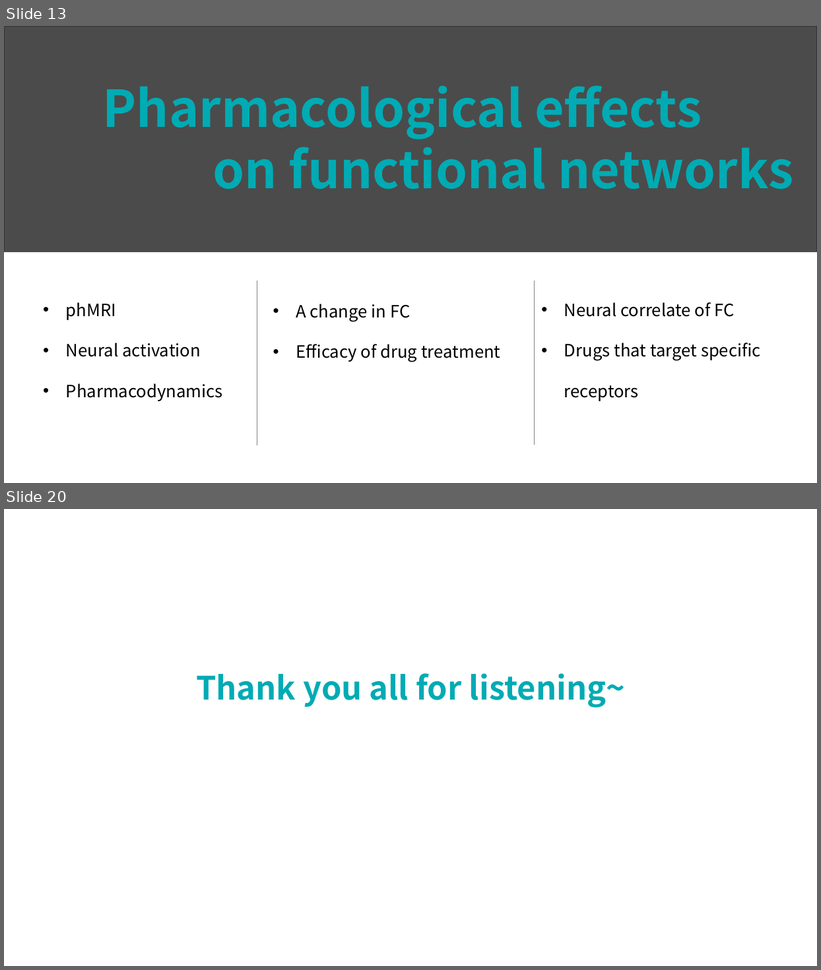
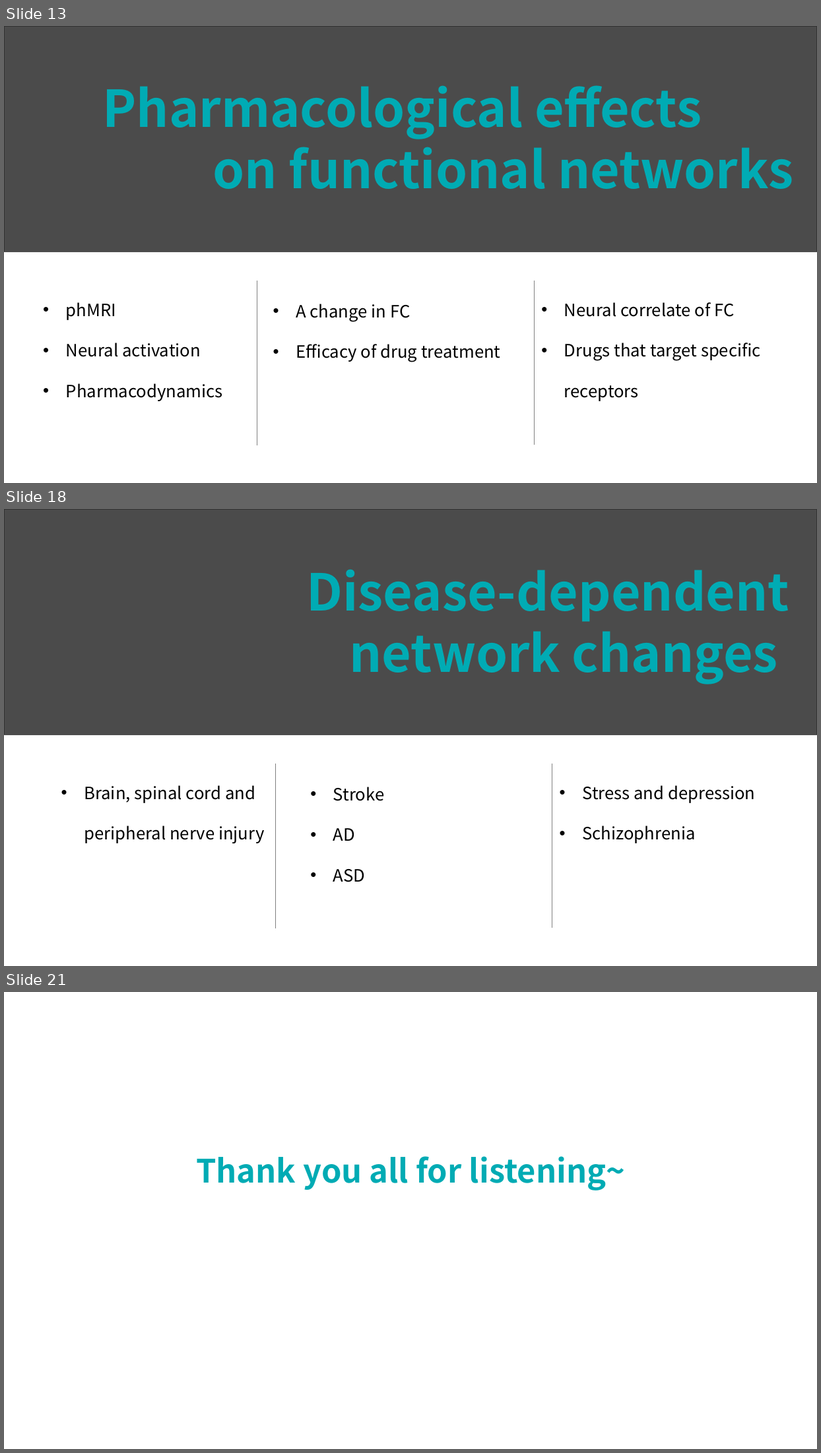
Before and after one commit to lsyoath/sheepy, a slide deck: Papers/啮齿类功能网络及扰动.pptx. Shown one above the other, each under a label of ours: slides 13 and 20 before the commit, slides 13, 18 and 21 after it; the slides between them are not shown. The pictures are 821x970 and 821x1453 pixels, drawn with LibreOffice and Linux fonts; fonts in the diff are those of the drawing; grey boxes stand for pictures. Boxes give left, top, right and bottom in pixels: in the first picture for what was removed or moved away, otherwise in the second. Text is boxed around its words. In the diff, an @@ line names an element or a change of style, - is before the commit and + after.

```diff
--- a/Papers/啮齿类功能网络及扰动.pptx
+++ b/Papers/啮齿类功能网络及扰动.pptx
@@ slide 18 added at (4, 509, 817, 966), background #FFFFFF @@
@@ picture added at (4, 509, 817, 735) @@
@@ rectangle added at (4, 509, 817, 735), fill #000000 at 64% opacity @@
@@ text added at (306, 569, 789, 685), 60 pt, text #00ABB4, bold @@
+Disease-dependent network changes
@@ line added from (275, 764) to (275, 929), #808080 0.5 pt @@
@@ line added from (552, 764) to (552, 928), #808080 0.5 pt @@
@@ text added at (84, 786, 264, 844), 20 pt, text #000000 @@
+  • Brain, spinal cord and peripheral nerve injury
@@ text added at (582, 786, 755, 844), 20 pt, text #000000 @@
+• Stress and depression
+• Schizophrenia
@@ text added at (333, 787, 385, 883), 20 pt, text #000000 @@
+  • Stroke
+  • AD
+  • ASD
@@ what was slide 20 is now slide 21 @@
```
Also in this commit, not shown: 3 slides changed, 5 other slides added, 5 slides removed.
